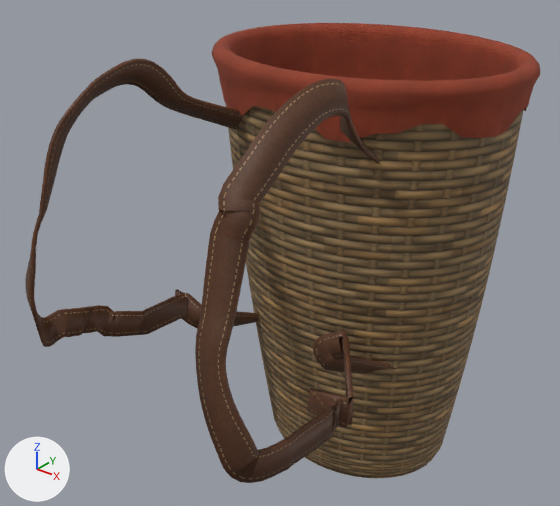
What one commit did to the glTF model game/public/3d/models/prop-basket.glb.
Rendered twice from a camera (50 mm lens) standing at (0.499, -0.633, 0.329) and looking at (-0.029, 0.025, -0.079). The lights are fixed; the arrows at lower left show +X, +Y and +Z. The first picture is the older version. Where no turn or scale is listed for an object, it has been applied to the vertices.

The first picture shows 'basket', 'straps-forager-m'.
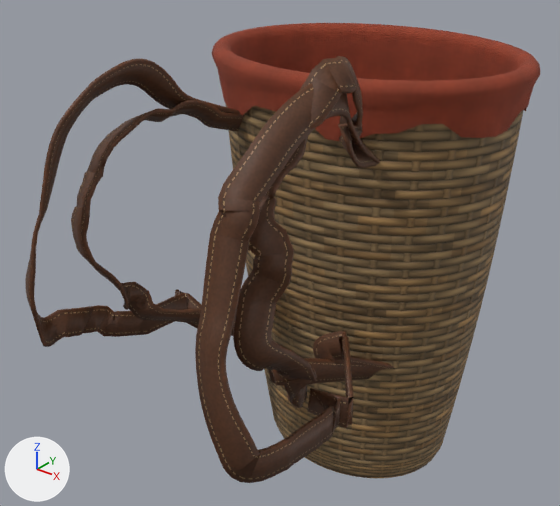
The edits, one by one:
Mesh me_straps_forager_f is new.
It has 1052 vertices, 2088 faces and spans x -0.151..0.153, y -0.227..0.076, z -0.234..0.191.
It uses material mat_leather.
Object 'straps-forager-f' (ob_straps_forager_f) is new; it shows me_straps_forager_f.
Its location is (0.0, 0.0, 0.0).

Location of each change, (x1, y1, x2, y2) in pixels of the pictures (560 x 506 px):
'straps-forager-f', added (brown)
    after: (71, 56, 384, 408)
